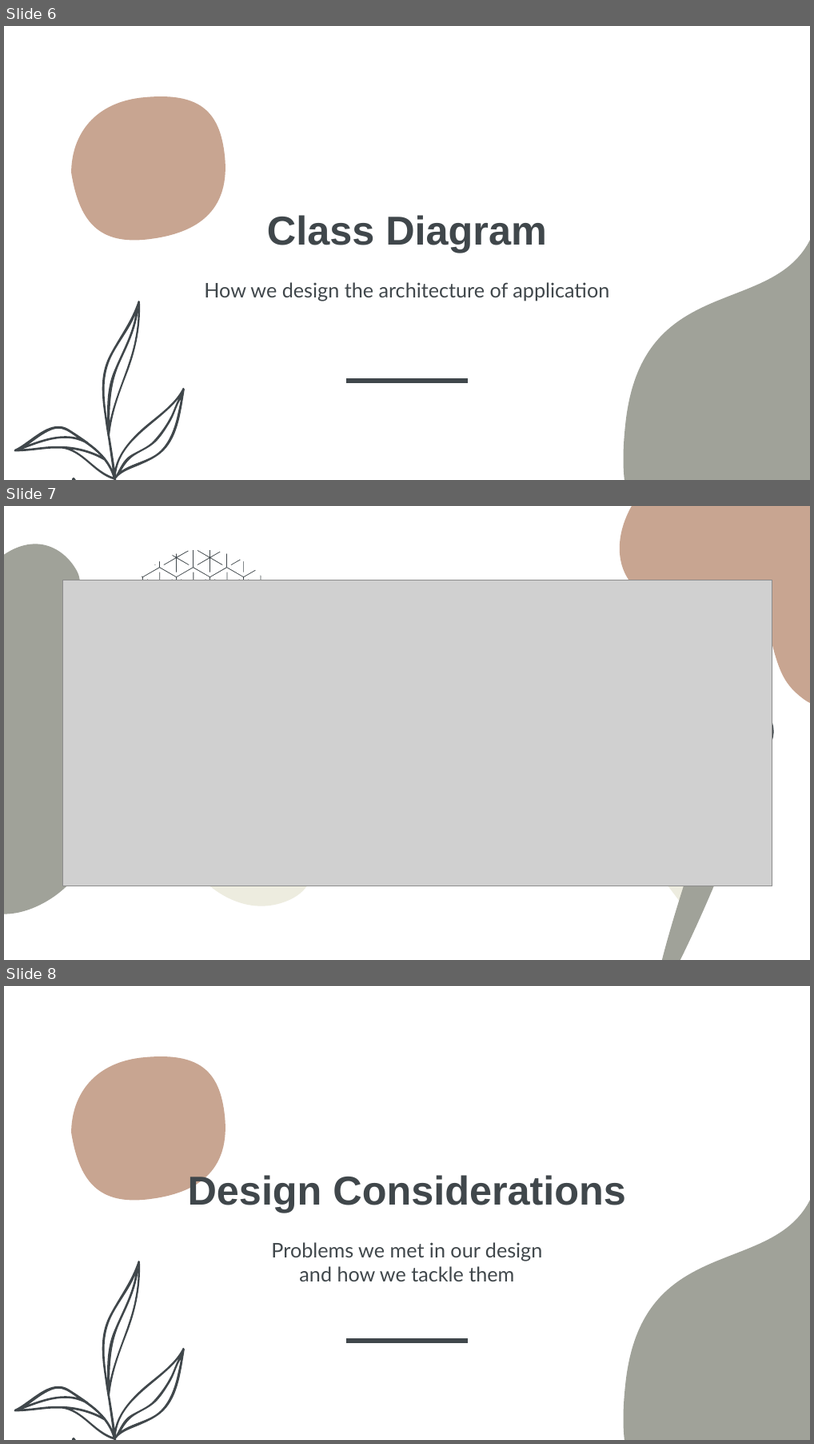
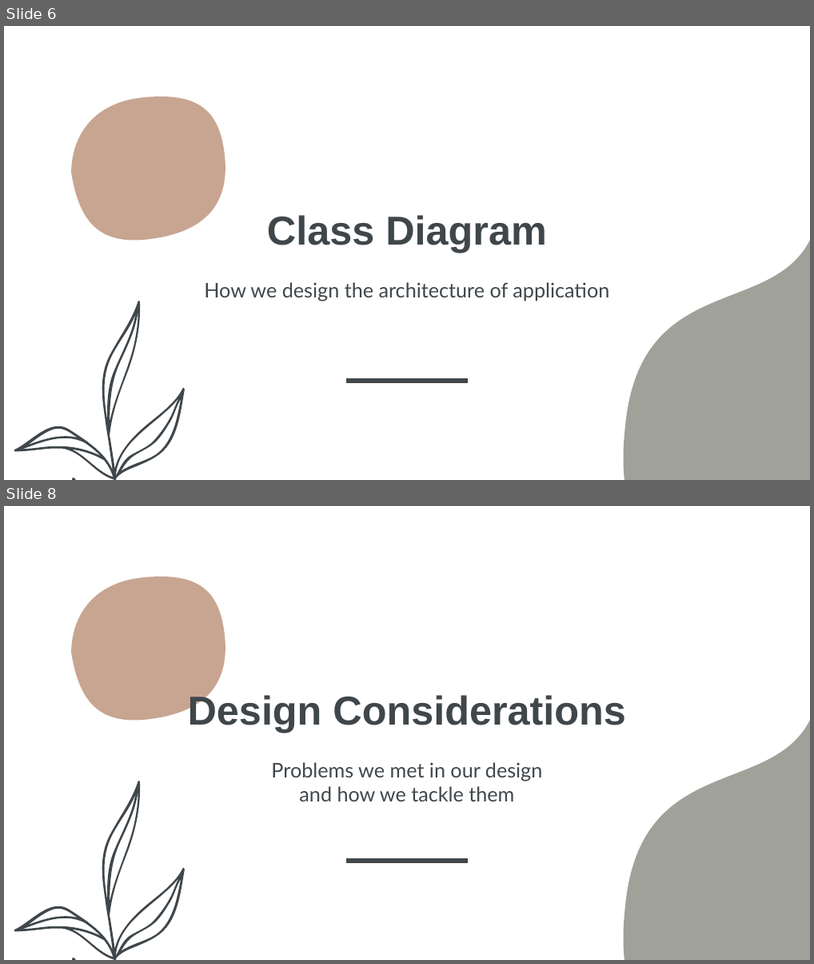
Before and after one commit to ntmchau2202/ISD.ICT.20211-06, a slide deck: reports/Presentation.pptx. Shown one above the other, each under a label of ours: slides 6, 7 and 8 before the commit, slides 6 and 8 after it; the slides between them are not shown. The pictures are 814x1444 and 814x964 pixels, drawn with LibreOffice and Linux fonts; fonts in the diff are those of the drawing; grey boxes stand for pictures. Boxes give left, top, right and bottom in pixels: in the first picture for what was removed or moved away, otherwise in the second. Text is boxed around its words. In the diff, an @@ line names an element or a change of style, - is before the commit and + after.

```diff
--- a/reports/Presentation.pptx
+++ b/reports/Presentation.pptx
@@ slide 7 removed at [4,506,810,960], background #FFFFFF @@
@@ freeform shape removed at [4,527,192,960] @@
@@ freeform shape removed at [579,506,810,756] @@
@@ group removed at [121,550,282,711]: 11 freeform shapes @@
@@ picture removed at [63,580,773,886] @@
@@ freeform shape removed at [532,649,798,923] @@
@@ freeform shape removed at [719,701,783,771] @@
@@ freeform shape removed at [168,756,358,946] @@
@@ freeform shape removed at [594,760,806,960] @@
```
Also in this commit, not shown: 5 slides changed, 3 slides added, 3 other files.
